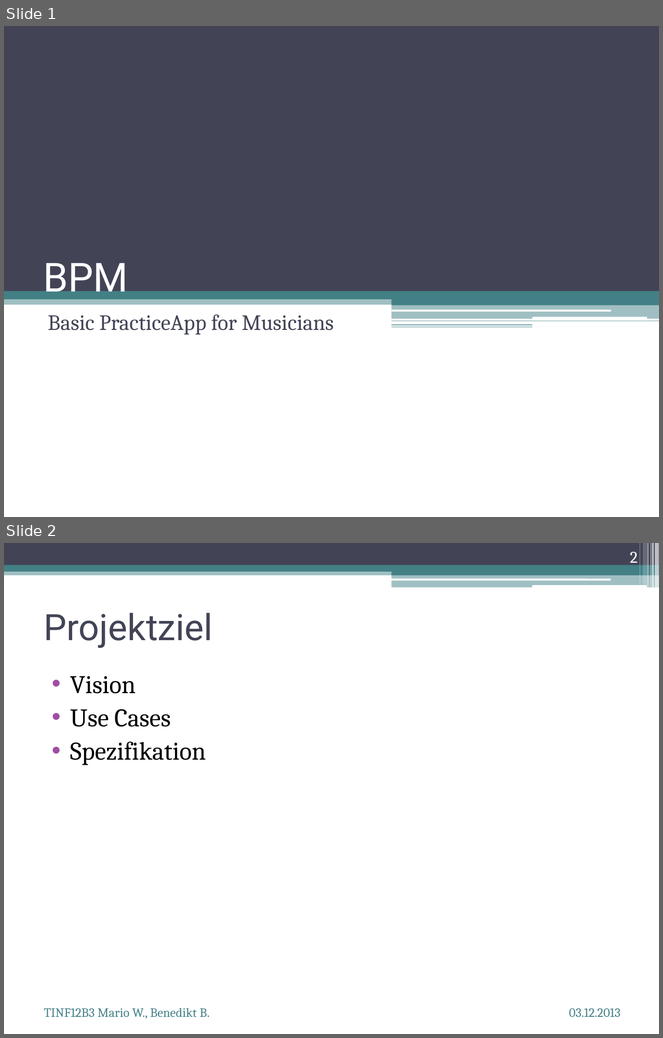
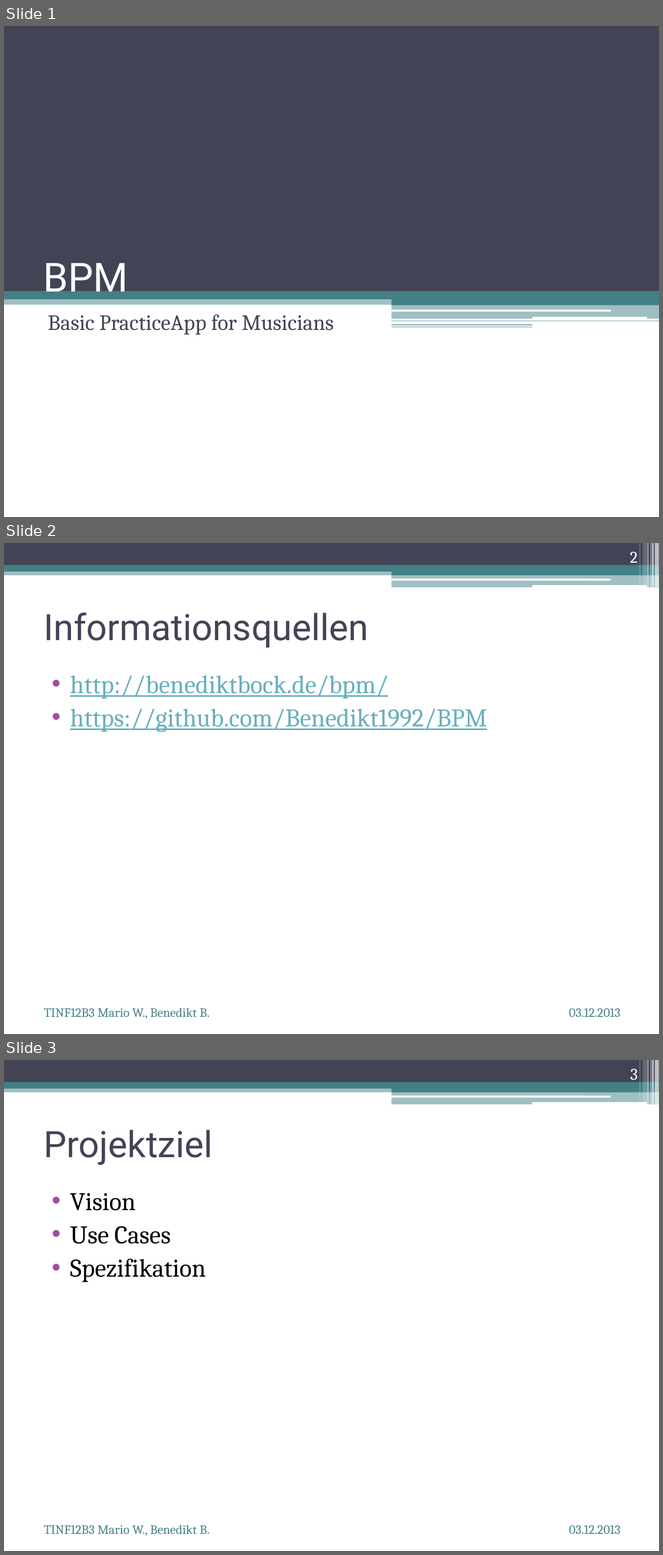
Before and after one commit to ostolz/BPM_doku, a slide deck: Semester1_abschluss/Microsoft Office PowerPoint-Präsentation (neu).pptx. Shown one above the other, each under a label of ours: slides 1 and 2 before the commit, slides 1, 2 and 3 after it. The pictures are 663x1038 and 663x1555 pixels, drawn with LibreOffice and Linux fonts; fonts in the diff are those of the drawing. Boxes give left, top, right and bottom in pixels: in the first picture for what was removed or moved away, otherwise in the second. Text is boxed around its words. In the diff, an @@ line names an element or a change of style, - is before the commit and + after.

```diff
--- a/Semester1_abschluss/Microsoft Office PowerPoint-Präsentation (neu).pptx
+++ b/Semester1_abschluss/Microsoft Office PowerPoint-Präsentation (neu).pptx
@@ slide 2 added at box(4, 543, 659, 1034), background #FFFFFF; not listed: 13 template elements that a slide beside it also shows @@
@@ page number added at box(630, 552, 638, 566), 18 pt, text #FFFFFF @@
+2
@@ title added at box(44, 613, 369, 648), 40 pt, text #424456 @@
+Informationsquellen
@@ text added at box(70, 676, 487, 732), 28 pt, text #67AFBD, underline @@
+• http://benediktbock.de/bpm/
+• https://github.com/Benedikt1992/BPM
@@ text added at box(44, 1008, 209, 1019), 14 pt, text #438086 @@
+TINF12B3 Mario W., Benedikt B.
@@ text added at box(569, 1008, 621, 1017), 14 pt, text #438086 @@
+03.12.2013
@@ what was slide 2 is now slide 3 @@
@@ page number at box(631, 1069, 638, 1083): text changed @@
-2
+3
```
Also in this commit, not shown: 1 other slide added, 1 other file.
